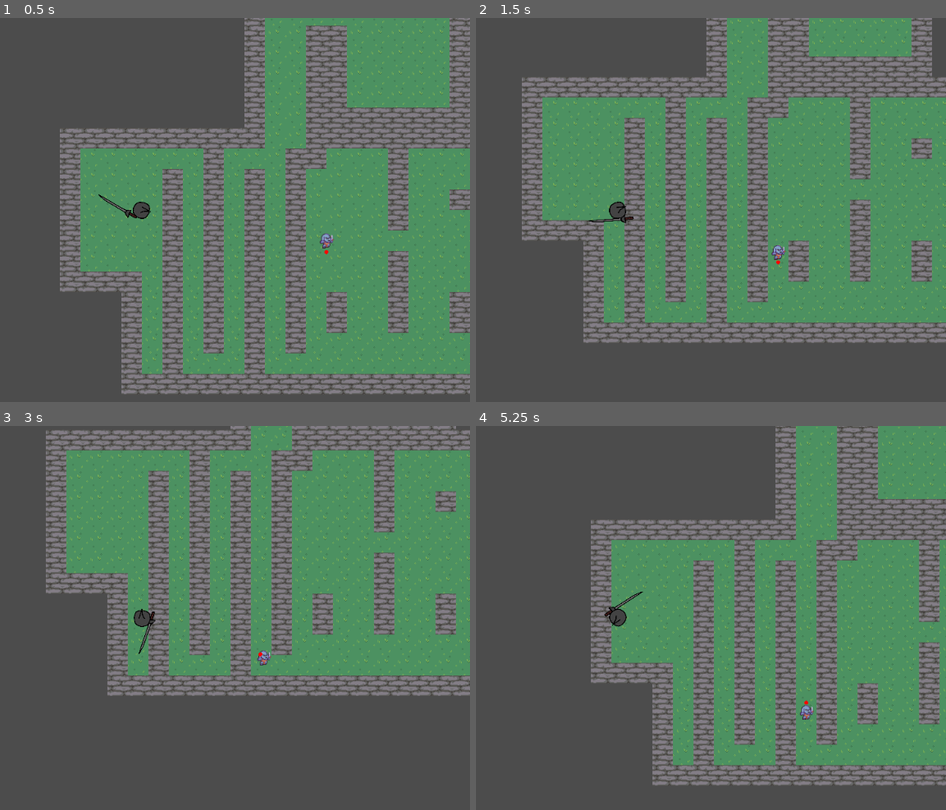
Above: before the commit, frames 1-4 (two rows, left to right).
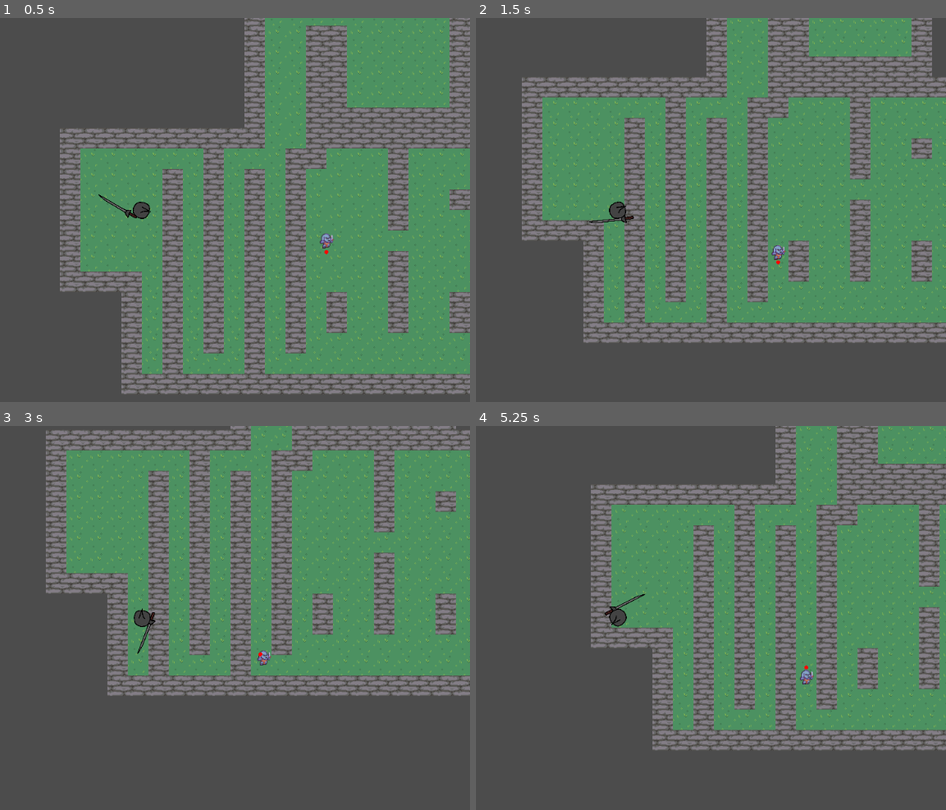
Above: after the commit, the same moments.

Repository: Lanilor53/wh-godot
Game: Godot game, scene res://Scenes/Main.tscn
The game is run twice, just before and just after one commit, with the same random seed, the same clock (stepped at 60 frames per second) and the same inputs.
Inputs (mouse positions are in pixels of both pictures, inside the frame that each line leads up to):
- Up to frame 1 (0.5 s): no input
- Up to frame 2 (1.5 s): move the mouse to (762, 190) at 0.52 s; hold D (move_right) 0.53-1.28 s; hold Shift (dash, bound only after the commit) 0.53-1.28 s; click (762, 190) at 0.67 s; tap Enter at 1.25 s; move the mouse to (485, 229) at 1.27 s; hold S (move_down) from 1.28 s (still down); tap Shift (dash, bound only after the commit) at 1.35 s
- Up to frame 3 (3 s): move the mouse to (206, 533) at 2.02 s; release S (move_down) at 2.03 s; hold D (move_right) 2.03-2.78 s; hold Shift (dash, bound only after the commit) 2.03-2.78 s; tap Space at 2.75 s; move the mouse to (108, 694) at 2.77 s; hold W (move_up) from 2.78 s (still down); tap Shift (dash, bound only after the commit) at 2.85 s; click (108, 694) at 2.92 s
- Up to frame 4 (5.25 s): move the mouse to (814, 675) at 3.52 s; release W (move_up) at 3.53 s; hold Shift (dash, bound only after the commit) 3.53-4.28 s; hold A (move_left) 3.53-5.03 s; tap Enter at 4.25 s; move the mouse to (outside the picture) at 4.27 s; tap Shift (dash, bound only after the commit) at 4.35 s; tap Space at 5 s; move the mouse to (649, 618) at 5.02 s; hold S (move_down) from 5.03 s (still down); hold Shift (dash, bound only after the commit) from 5.03 s (still down); click (649, 618) at 5.17 s

Frame 1 is identical in both runs. In frame 2, less than 0.1% of the frame differs, in the area x 23-34%, y 48-54%; in frame 3, less than 0.1%; in frame 4, 27%, in the area x 24-100%, y 0-94%.

Commit message:
add dash mechanic

Diff:
--- a/Scripts/Player.gd
+++ b/Scripts/Player.gd
@@ -1,13 +1,23 @@
 extends KinematicBody2D
 
-export var SPEED = 400
-export var ROTATION_SPEED = 20
-export var REACH_ROTATION_SPEED = 3.5
 onready var look_point = get_global_mouse_position()
 var screen_size
+#speed
+export var SPEED = 400
+export var ROTATION_SPEED = 30
+export var REACH_ROTATION_SPEED = 14
+onready var velocity = Vector2.ZERO
+#health
 onready var health = 100
 export var MAX_INVINCIBILITY_TIME = 1
 onready var current_invincibility_time = 0
+# dash
+export var DASH_SPEED = 700
+export var MAX_DASH_FRAMES = 10
+export var MAX_DASH_COOLDOWN = 2
+onready var current_dash_cooldown = 0
+onready var current_dash_frames = 0
+
 
 # Called when the node enters the scene tree for the first time.
 func _ready():
@@ -24,21 +34,31 @@
 func _process(delta):
 	if current_invincibility_time > 0:
 		current_invincibility_time -= delta
+	if current_dash_cooldown > 0:
+		current_dash_cooldown -= delta
+	if current_dash_frames > 0:
+		current_dash_frames -= 1
+		print("dashing: %s" % velocity)
+		move_and_slide(velocity*DASH_SPEED)
+	else:
+		velocity = Vector2.ZERO # The player's movement vector.
+		if Input.is_action_pressed("move_right"):
+			 velocity.x += 1
+		if Input.is_action_pressed("move_left"):
+			velocity.x -= 1
+		if Input.is_action_pressed("move_down"):
+			velocity.y += 1
+		if Input.is_action_pressed("move_up"):
+			velocity.y -= 1
 
-	var velocity = Vector2.ZERO # The player's movement vector.
-	if Input.is_action_pressed("move_right"):
-		 velocity.x += 1
-	if Input.is_action_pressed("move_left"):
-		velocity.x -= 1
-	if Input.is_action_pressed("move_down"):
-		velocity.y += 1
-	if Input.is_action_pressed("move_up"):
-		velocity.y -= 1
-
-	if velocity.length() > 0:
-		velocity = velocity.normalized() * SPEED
-
-		move_and_slide(velocity)
+		if velocity.length() > 0:
+			velocity = velocity.normalized()
+			if Input.is_action_pressed("dash") and current_dash_cooldown <= 0:
+				move_and_slide(velocity*DASH_SPEED)
+				current_dash_cooldown = MAX_DASH_COOLDOWN
+				current_dash_frames = MAX_DASH_FRAMES
+			else:
+				move_and_slide(velocity * SPEED)
 
 func _unhandled_input(event):
 	if event is InputEventMouseButton and event.button_index == 1:
--- a/project.godot
+++ b/project.godot
@@ -44,6 +44,11 @@
 "events": [ Object(InputEventMouseButton,"resource_local_to_scene":false,"resource_name":"","device":0,"alt":false,"shi …(212 unchanged characters)…
  ]
 }
+dash={
+"deadzone": 0.5,
+"events": [ Object(InputEventKey,"resource_local_to_scene":false,"resource_name":"","device":0,"alt":false,"shift":false,"control":false,"meta":false,"command":false,"pressed":false,"scancode":16777237,"physical_scancode":0,"unicode":0,"echo":false,"script":null)
+ ]
+}
 
 [physics]
 
